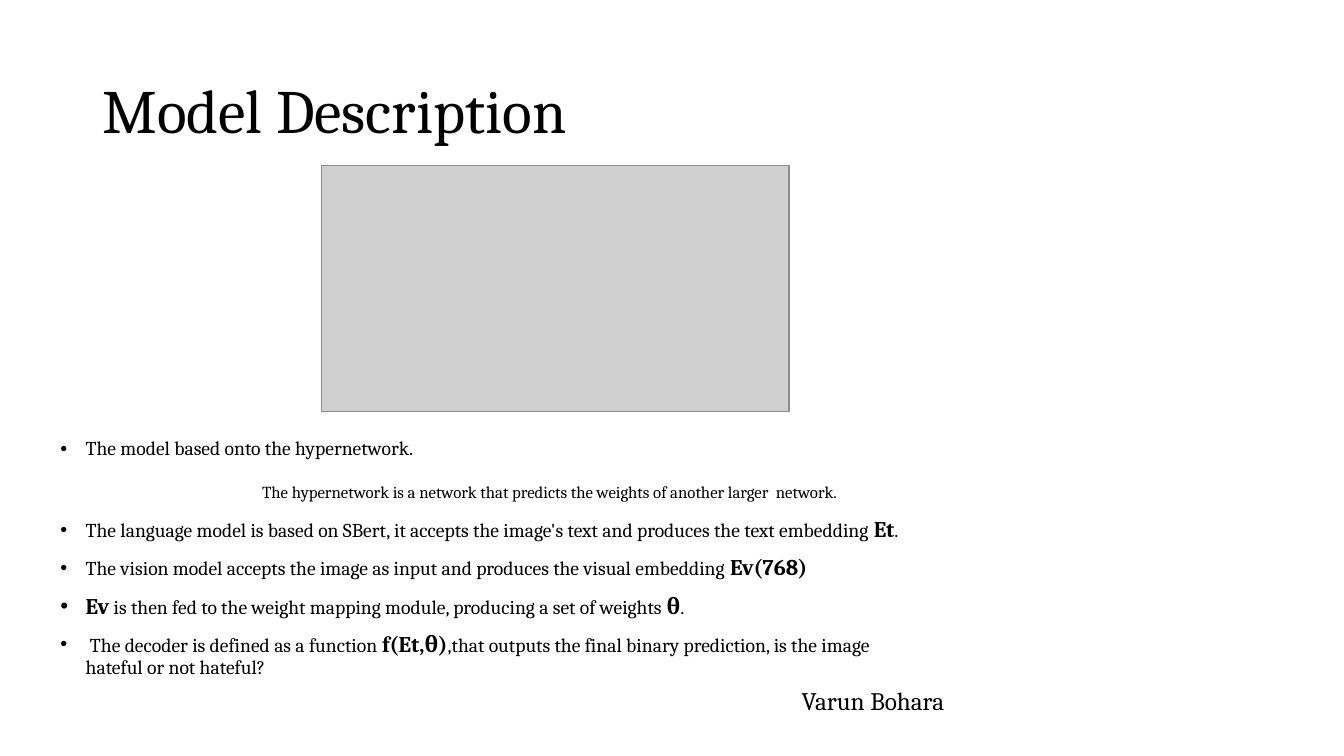
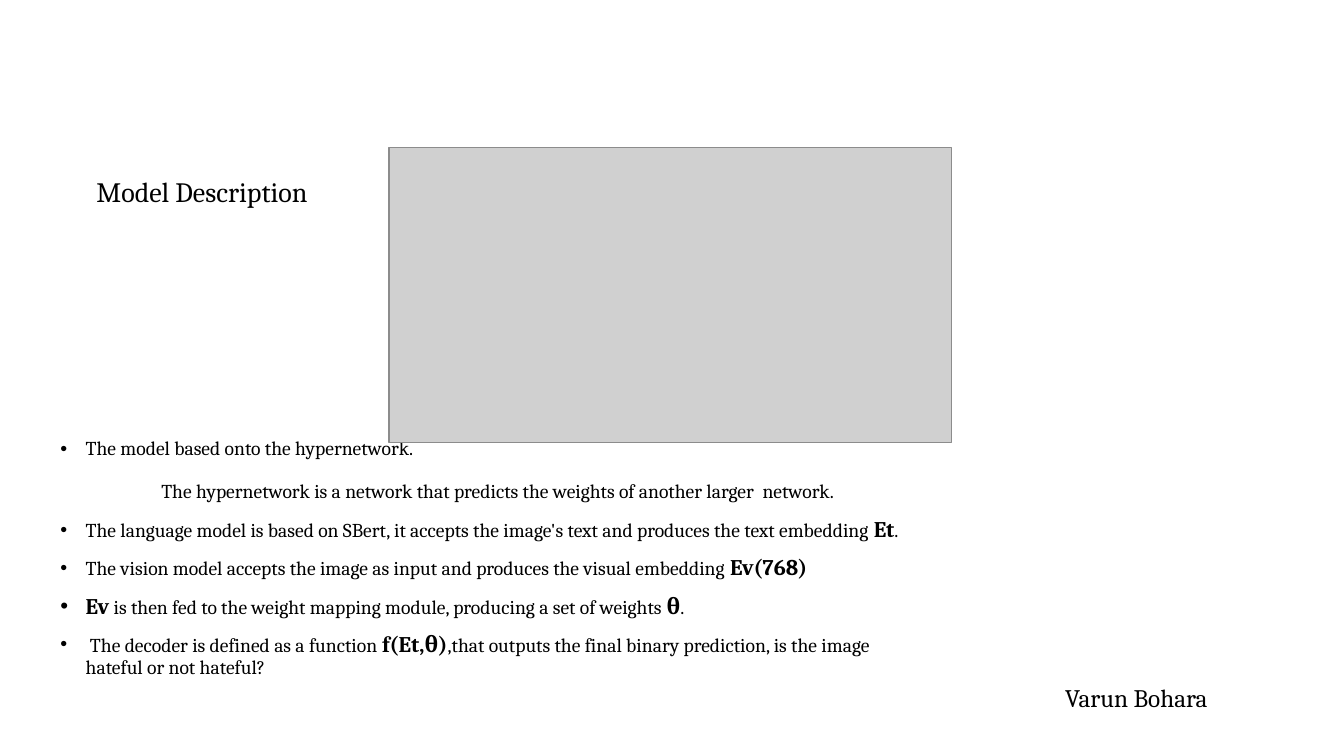
Before and after one commit to VarunBohara/Mini-Project-Documents, a slide deck: slide 16 of Literature Survey.pptx (slide 17 before the commit). Drawn at 1344x756 pixels with LibreOffice and Linux fonts; fonts in the diff are those of the drawing; grey boxes stand for pictures. Boxes give left, top, right and bottom in pixels: in the first picture for what was removed or moved away, otherwise in the second. Text is boxed around its words. In the diff, an @@ line names an element or a change of style, - is before the commit and + after.

```diff
--- a/Literature Survey.pptx
+++ b/Literature Survey.pptx
@@ picture: place and size @@
-picture at (322, 166, 789, 411)
+picture at (389, 147, 952, 443)
@@ title "Model Description": place and size @@
-title "Model Description" at (102, 90, 566, 146)
+title "Model Description" at (96, 182, 307, 208)
@@ title "Model Description" at (96, 182, 307, 208): size 44 to 20 pt @@
@@ text at (161, 484, 834, 503): size 12 to 14 pt in "The hypernetwork is a network that predicts ..." @@
@@ text "Varun Bohara": place and size @@
-text "Varun Bohara" at (802, 692, 944, 710)
+text "Varun Bohara" at (1065, 689, 1208, 707)
```
Also in this commit, not shown: 16 other slides changed, 1 slide removed.
